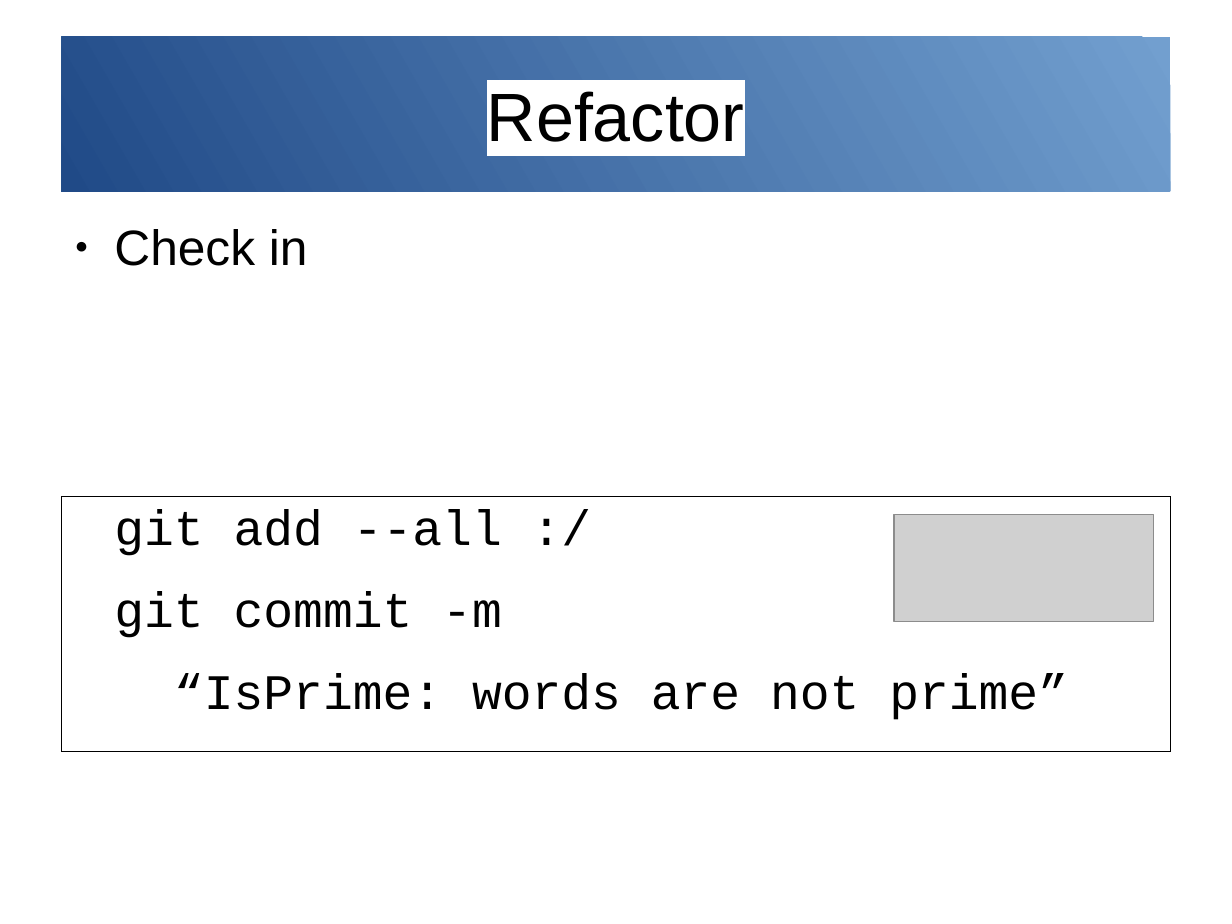
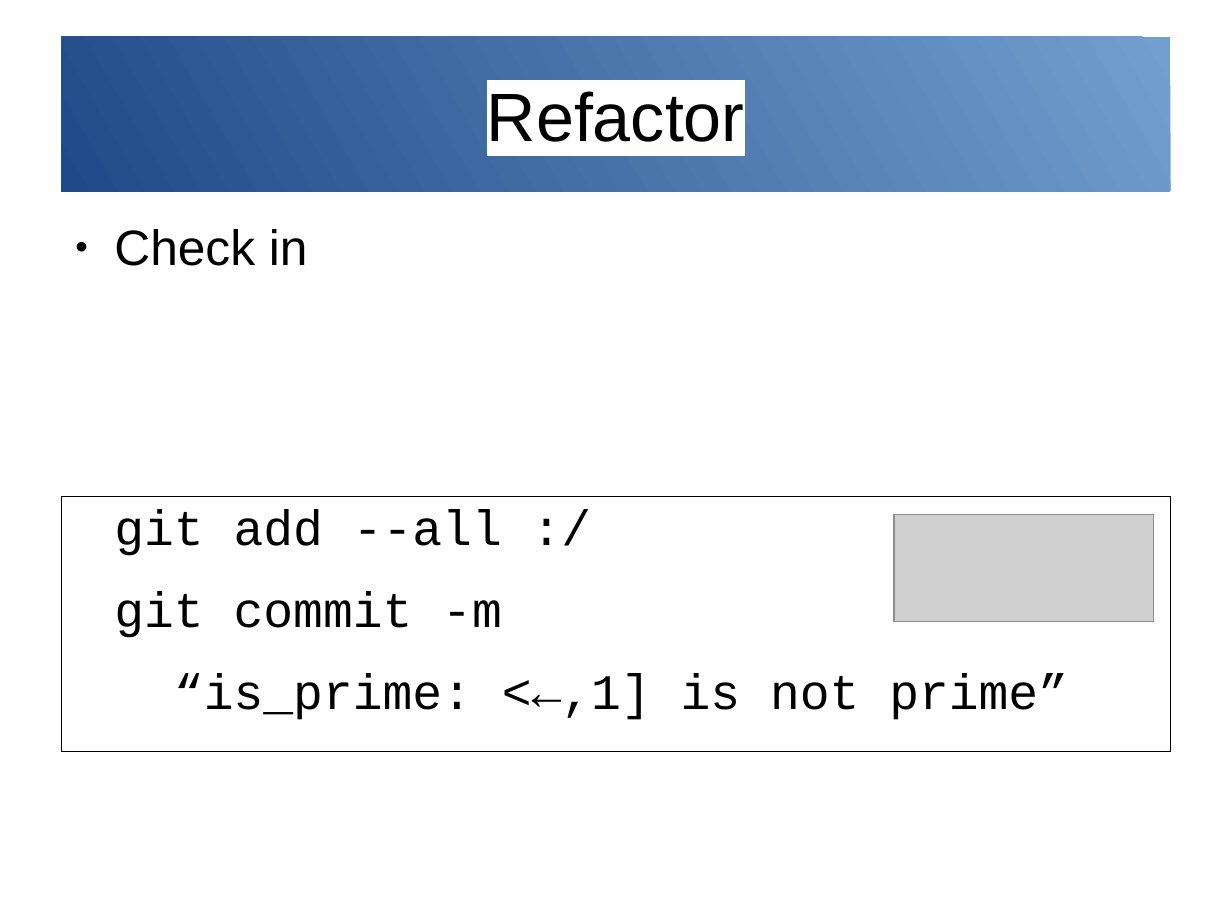
Before and after one commit to richelbilderbeek/PresentationsAboutR, a slide deck: slide 15 of TestDrivenDevelopment/TestDrivenDevelopment.odp (slide 16 before the commit). Drawn at 1232x924 pixels with LibreOffice and Linux fonts; fonts in the diff are those of the drawing; grey boxes stand for pictures. Boxes give left, top, right and bottom in pixels: in the first picture for what was removed or moved away, otherwise in the second. Text is boxed around its words. In the diff, an @@ line names an element or a change of style, - is before the commit and + after.

```diff
--- a/TestDrivenDevelopment/TestDrivenDevelopment.odp
+++ b/TestDrivenDevelopment/TestDrivenDevelopment.odp
@@ text at <box>174,673,1068,720</box>: text changed @@
-“IsPrime: words are not prime”
+“is_prime: <←,1] is not prime”
```
Also in this commit, not shown: 16 other slides changed, 11 slides added, 3 slides removed, 3 other files.
